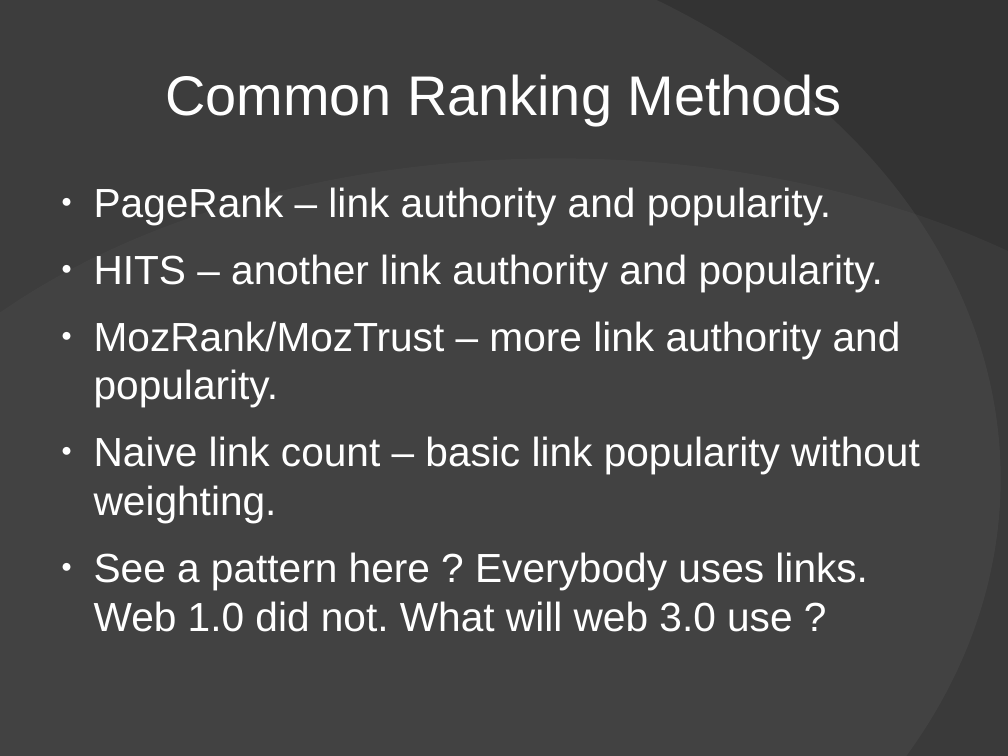
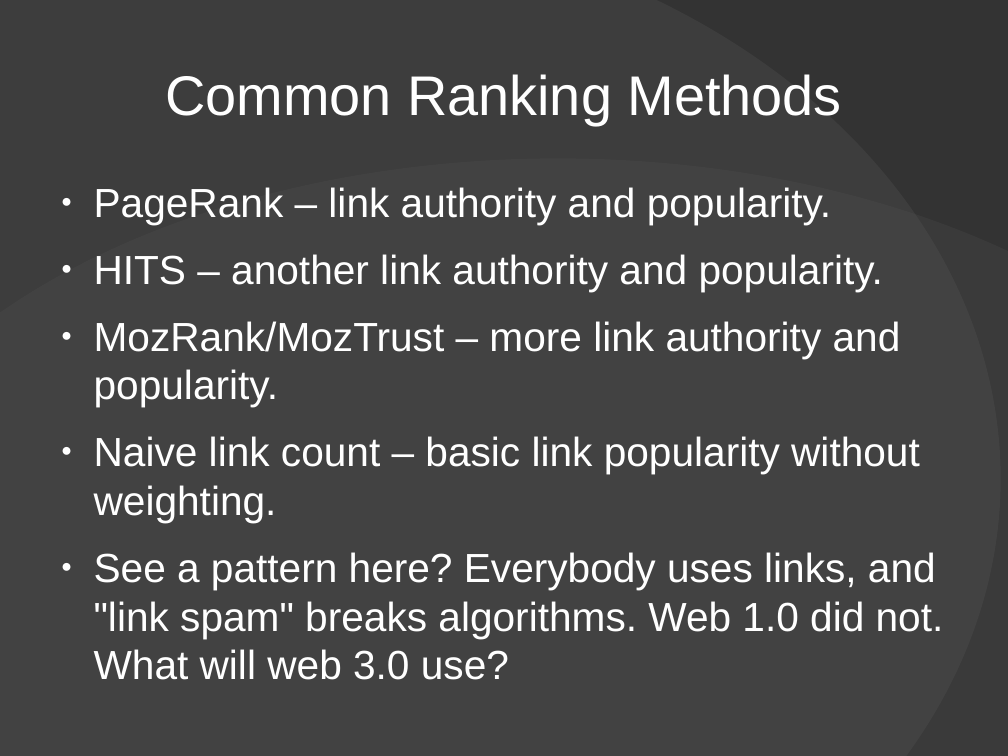
Before and after one commit to Xangis/python-webcrawling, a slide deck: slide 19 of PythonWebCrawlingPresentation.odp (slide 22 before the commit). Drawn at 1008x756 pixels with LibreOffice and Linux fonts; fonts in the diff are those of the drawing; background and template pictures are left out. Boxes give left, top, right and bottom in pixels: in the first picture for what was removed or moved away, otherwise in the second. Text is boxed around its words. In the diff, an @@ line names an element or a change of style, - is before the commit and + after.

```diff
--- a/PythonWebCrawlingPresentation.odp
+++ b/PythonWebCrawlingPresentation.odp
@@ text at bbox=[94, 552, 944, 680]: text changed @@
-● See a pattern here ? Everybody uses links. Web 1.0 did not. What will web 3.0 use ?
+● See a pattern here? Everybody uses links, and "link spam" breaks algorithms. Web 1.0 did not. What will web 3.0 use?
```
Also in this commit, not shown: 16 other slides changed, 1 slide added, 4 slides removed, 1 other file.
